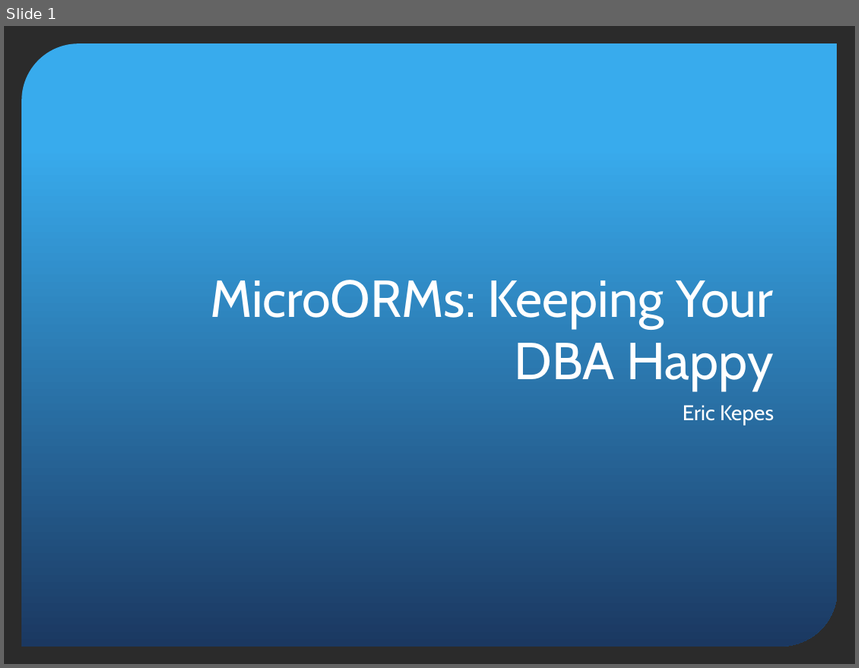
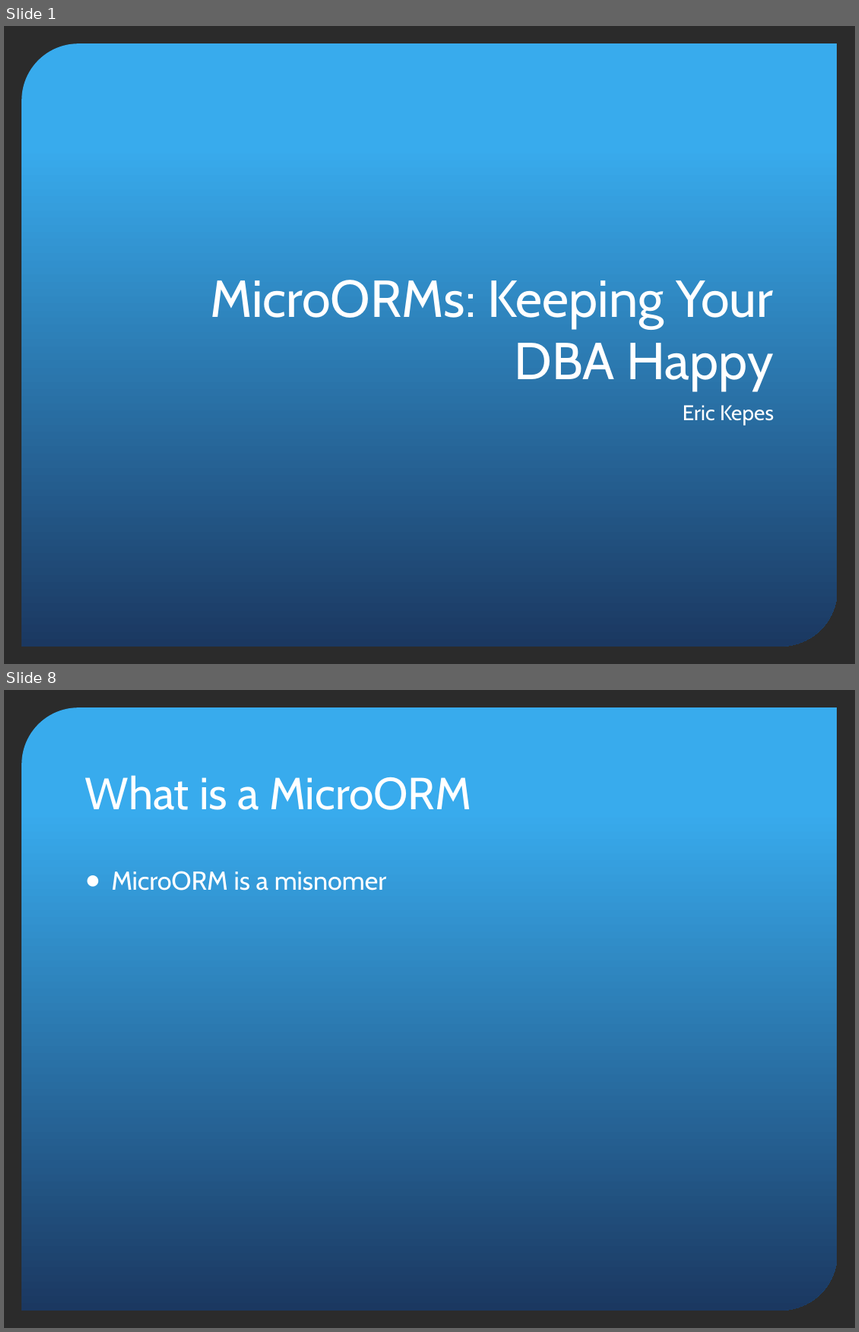
Before and after one commit to ekepes/Presentations, a slide deck: MicroORMs/MicroORMs - Keeping Your DBA Happy.pptx. Shown one above the other, each under a label of ours: slide 1 before the commit, slides 1 and 8 after it; the slides between them are not shown. The pictures are 859x668 and 859x1332 pixels, drawn with LibreOffice and Linux fonts; fonts in the diff are those of the drawing; background and template pictures are left out; a plain dark background stands for a picture behind light text. Boxes give left, top, right and bottom in pixels: in the first picture for what was removed or moved away, otherwise in the second. Text is boxed around its words. In the diff, an @@ line names an element or a change of style, - is before the commit and + after.

```diff
--- a/MicroORMs/MicroORMs - Keeping Your DBA Happy.pptx
+++ b/MicroORMs/MicroORMs - Keeping Your DBA Happy.pptx
@@ slide 8 added at [4,690,855,1328], background picture (left out); not listed: 1 template element that a slide beside it also shows @@
@@ title added at [85,775,471,810], 38 pt, text #FFFFFF @@
+What is a MicroORM
@@ text added at [111,871,387,891], 22 pt, text #FFFFFF @@
+● MicroORM is a misnomer
```
Also in this commit, not shown: 1 slide changed, 10 other slides added, 1 other file.
